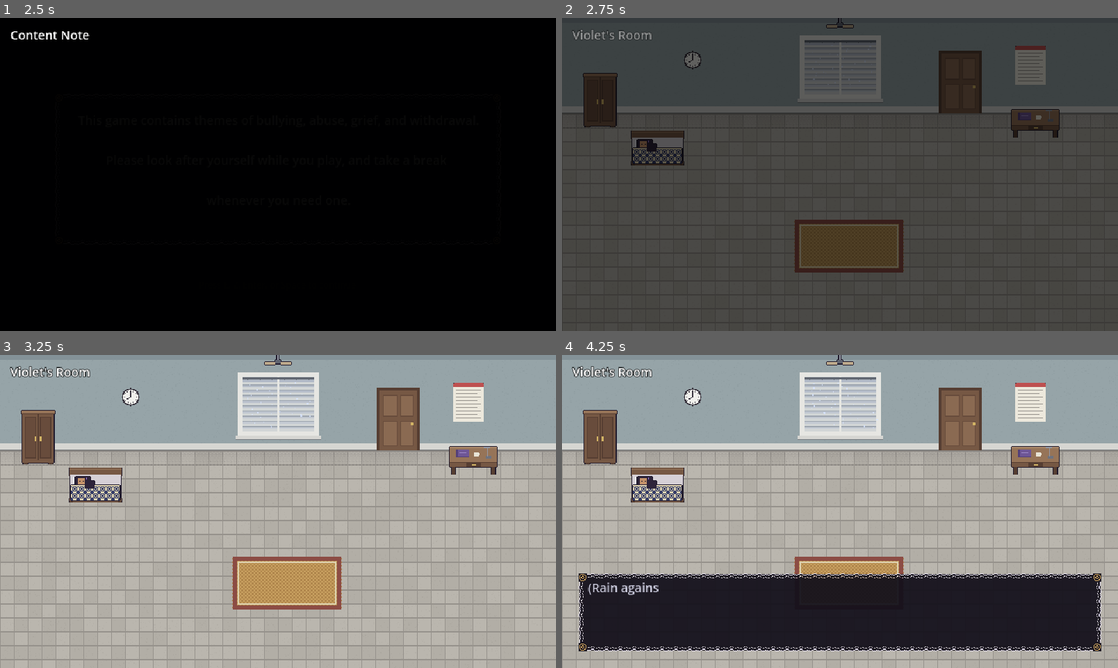
Above: before the commit, frames 1-4 (two rows, left to right).
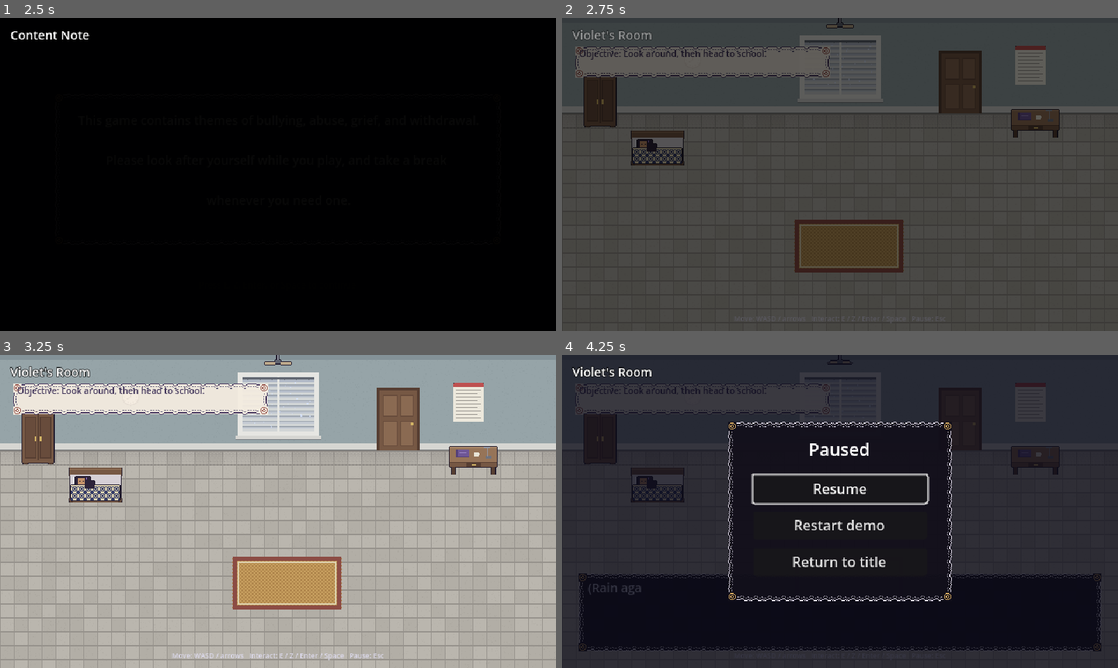
Above: after the commit, the same moments.

Repository: Altrospective/Violet-that-Blooms-in-Winter
Game: Godot game, scene res://menu/main_menu.tscn
The game is run twice, just before and just after one commit, with the same random seed, the same clock (stepped at 60 frames per second) and the same inputs.
Inputs:
- Up to frame 1 (2.5 s): tap Enter (ui_accept) at 0.5, 0.77, 1.52 s; hold D (move_right) 0.53-1.28 s; tap E (interact) at 0.6, 1.25, 1.35, 2, 2.3 s; hold S (move_down) 1.28-2.03 s; hold D (move_right) from 2.03 s (still down); tap Z at 2.1 s
- Up to frame 2 (2.75 s): keep holding D (move_right)
- Up to frame 3 (3.25 s): release D (move_right) at 2.78 s; hold W (move_up) from 2.78 s (still down); tap Space at 2.85 s; tap Enter (ui_accept) at 3.02 s; tap E (interact) at 3.05 s
- Up to frame 4 (4.25 s): release W (move_up) at 3.53 s; hold A (move_left) from 3.53 s (still down); tap 1 at 3.6 s; tap Enter (ui_accept) at 3.77 s; tap E (interact) at 3.8 s; tap Escape (pause, bound only after the commit) at 4.15 s

Frame 1 is identical in both runs. In frame 2, 3.8% of the frame differs, in the area x 2-69%, y 9-97%; in frame 3, 4.5%; in frame 4, 78%, in the area x 0-100%, y 0-100%.

Commit message:
update project

Diff:
--- a/core/input/input_actions.gd
+++ b/core/input/input_actions.gd
@@ -8,6 +8,7 @@
 const MOVE_UP: StringName = &"move_up"
 const MOVE_DOWN: StringName = &"move_down"
 const INTERACT: StringName = &"interact"
+const PAUSE: StringName = &"pause"
 
 const DEADZONE: float = 0.2
 
@@ -18,6 +19,7 @@
 	_bind(MOVE_UP, [KEY_W, KEY_UP], JOY_AXIS_LEFT_Y, -1.0, JOY_BUTTON_DPAD_UP)
 	_bind(MOVE_DOWN, [KEY_S, KEY_DOWN], JOY_AXIS_LEFT_Y, 1.0, JOY_BUTTON_DPAD_DOWN)
 	_bind_interact()
+	_bind_pause()
 
 
 static func _bind(action: StringName, keys: Array, axis: JoyAxis, axis_sign: float, dpad_button: JoyButton) -> void:
@@ -49,3 +51,15 @@
 	var button: InputEventJoypadButton = InputEventJoypadButton.new()
 	button.button_index = JOY_BUTTON_A
 	InputMap.action_add_event(INTERACT, button)
+
+
+static func _bind_pause() -> void:
+	if InputMap.has_action(PAUSE):
+		return
+	InputMap.add_action(PAUSE)
+	var key_event: InputEventKey = InputEventKey.new()
+	key_event.physical_keycode = KEY_ESCAPE
+	InputMap.action_add_event(PAUSE, key_event)
+	var button: InputEventJoypadButton = InputEventJoypadButton.new()
+	button.button_index = JOY_BUTTON_START
+	InputMap.action_add_event(PAUSE, button)
--- /dev/null
+++ b/core/ui/game_hud.gd
@@ -0,0 +1,71 @@
+extends CanvasLayer
+## Small, keyboard-first guidance for the playable Act 1 room.
+
+@export_multiline var objective_text: String = "Look around, then head to school."
+@export var player_path: NodePath = ^"../World/Player"
+
+var _prompt: Label
+
+
+func _ready() -> void:
+	layer = 5
+	var player: Player = get_node_or_null(player_path) as Player
+	if player == null:
+		push_error("GameHud: no Player found at '%s'" % player_path)
+		return
+	var interactor: Interactor = player.get_node_or_null("Interactor") as Interactor
+	if interactor == null:
+		push_error("GameHud: Player has no Interactor")
+		return
+	interactor.prompt_changed.connect(_on_prompt_changed)
+	Dialogue.dialogue_started.connect(_on_dialogue_started)
+	Dialogue.dialogue_finished.connect(_on_dialogue_finished)
+	_build_ui()
+
+
+func _build_ui() -> void:
+	var objective_panel: Panel = Panel.new()
+	objective_panel.position = Vector2(12, 30)
+	objective_panel.size = Vector2(300, 42)
+	objective_panel.add_theme_stylebox_override("panel", UiStyle.paper_frame())
+	add_child(objective_panel)
+
+	var objective: Label = Label.new()
+	objective.text = "Objective: %s" % objective_text
+	objective.position = Vector2(8, 4)
+	objective.size = Vector2(284, 34)
+	objective.autowrap_mode = TextServer.AUTOWRAP_WORD_SMART
+	objective.add_theme_font_size_override("font_size", 10)
+	objective.add_theme_color_override("font_color", Color(0.25, 0.2, 0.35))
+	objective_panel.add_child(objective)
+
+	_prompt = Label.new()
+	_prompt.position = Vector2(0, 222)
+	_prompt.size = Vector2(640, 18)
+	_prompt.horizontal_alignment = HORIZONTAL_ALIGNMENT_CENTER
+	_prompt.add_theme_font_size_override("font_size", 10)
+	_prompt.add_theme_color_override("font_color", Color(0.95, 0.9, 0.78))
+	_prompt.visible = false
+	add_child(_prompt)
+
+	var controls: Label = Label.new()
+	controls.text = "Move: WASD / arrows   Interact: E / Z / Enter / Space   Pause: Esc"
+	controls.position = Vector2(0, 340)
+	controls.size = Vector2(640, 16)
+	controls.horizontal_alignment = HORIZONTAL_ALIGNMENT_CENTER
+	controls.add_theme_font_size_override("font_size", 8)
+	controls.add_theme_color_override("font_color", Color(0.86, 0.85, 0.92))
+	add_child(controls)
+
+
+func _on_prompt_changed(prompt: String) -> void:
+	_prompt.text = prompt
+	_prompt.visible = not prompt.is_empty() and not Dialogue.is_active
+
+
+func _on_dialogue_started() -> void:
+	_prompt.visible = false
+
+
+func _on_dialogue_finished() -> void:
+	_prompt.visible = not _prompt.text.is_empty()
--- /dev/null
+++ b/core/ui/pause_menu.gd
@@ -0,0 +1,101 @@
+extends CanvasLayer
+## Pause controls shared by the playable Act 1 scenes.
+
+const TITLE_SCENE: String = "res://menu/main_menu.tscn"
+const RESTART_SCENE: String = "res://menu/content_note.tscn"
+const GAMEPLAY_SCENES: Array[String] = [
+	"res://home/violet_bedroom.tscn",
+	"res://school/room_2b_teaser.tscn",
+]
+
+var _overlay: ColorRect
+var _resume_button: Button
+
+
+func _ready() -> void:
+	layer = 20
+	process_mode = Node.PROCESS_MODE_ALWAYS
+	InputActions.ensure_registered()
+	_build_menu()
+
+
+func _input(event: InputEvent) -> void:
+	if not event.is_action_pressed(InputActions.PAUSE) or SceneManager.is_busy:
+		return
+	if _overlay.visible:
+		_resume()
+	elif _is_gameplay_scene():
+		_pause()
+	else:
+		return
+	get_viewport().set_input_as_handled()
+
+
+func _is_gameplay_scene() -> bool:
+	var scene: Node = get_tree().current_scene
+	return scene != null and GAMEPLAY_SCENES.has(scene.scene_file_path)
+
+
+func _pause() -> void:
+	_overlay.visible = true
+	get_tree().paused = true
+	_resume_button.grab_focus()
+
+
+func _resume() -> void:
+	_overlay.visible = false
+	get_tree().paused = false
+
+
+func _restart() -> void:
+	_resume()
+	GameState.reset()
+	SceneManager.change_scene(RESTART_SCENE)
+
+
+func _return_to_title() -> void:
+	_resume()
+	SceneManager.change_scene(TITLE_SCENE)
+
+
+func _build_menu() -> void:
+	_overlay = ColorRect.new()
+	_overlay.color = Color(0.03, 0.03, 0.08, 0.78)
+	_overlay.mouse_filter = Control.MOUSE_FILTER_STOP
+	_overlay.visible = false
+	_overlay.set_anchors_and_offsets_preset(Control.PRESET_FULL_RECT)
+	add_child(_overlay)
+
+	var panel: Panel = Panel.new()
+	panel.position = Vector2(188, 74)
+	panel.size = Vector2(264, 212)
+	panel.add_theme_stylebox_override("panel", UiStyle.dark_frame())
+	_overlay.add_child(panel)
+
+	var heading: Label = Label.new()
+	heading.text = "Paused"
+	heading.position = Vector2(0, 20)
+	heading.size = Vector2(264, 28)
+	heading.horizontal_alignment = HORIZONTAL_ALIGNMENT_CENTER
+	heading.add_theme_font_size_override("font_size", 20)
+	panel.add_child(heading)
+
+	_resume_button = _make_button("Resume", 64)
+	_resume_button.pressed.connect(_resume)
+	panel.add_child(_resume_button)
+
+	var restart_button: Button = _make_button("Restart demo", 106)
+	restart_button.pressed.connect(_restart)
+	panel.add_child(restart_button)
+
+	var title_button: Button = _make_button("Return to title", 148)
+	title_button.pressed.connect(_return_to_title)
+	panel.add_child(title_button)
+
+
+func _make_button(text: String, y: float) -> Button:
+	var button: Button = Button.new()
+	button.text = text
+	button.position = Vector2(32, y)
+	button.size = Vector2(200, 32)
+	return button
--- a/dialogue/dialogue.gd
+++ b/dialogue/dialogue.gd
@@ -318,8 +318,11 @@
 	_box.add_child(_text_label)
 
 	_continue_label = Label.new()
-	_continue_label.text = "v"
-	_continue_label.position = Vector2(BOX_RECT.size.x - 40.0, BOX_RECT.size.y - 36.0)
+	_continue_label.text = "E / Z / Enter / Space: continue"
+	_continue_label.position = Vector2(BOX_RECT.size.x - 256.0, BOX_RECT.size.y - 26.0)
+	_continue_label.size = Vector2(240, 16)
+	_continue_label.horizontal_alignment = HORIZONTAL_ALIGNMENT_RIGHT
+	_continue_label.add_theme_font_size_override("font_size", 9)
 	_continue_label.visible = false
 	_box.add_child(_continue_label)
 
--- a/exploration/interaction/interactable.gd
+++ b/exploration/interaction/interactable.gd
@@ -7,6 +7,11 @@
 
 @export_file("*.json") var dialogue_file: String = ""
 @export var inspect_lines: PackedStringArray = PackedStringArray()
+@export var prompt_text: String = ""
+
+
+func get_prompt_text() -> String:
+	return prompt_text if not prompt_text.is_empty() else "Inspect: %s" % name
 
 
 func interact(by: Node) -> void:
--- a/exploration/interaction/interactor.gd
+++ b/exploration/interaction/interactor.gd
@@ -2,17 +2,31 @@
 extends Area2D
 ## Sits in front of Violet, following her 8-direction facing. Press interact to use the
 ## nearest Interactable overlapping this area.
+
+signal prompt_changed(prompt: String)
 
 @export var reach: float = 14.0
 @export var center_offset: Vector2 = Vector2(0, -8)
 
 @onready var _player: Player = get_parent() as Player
 
+var _current_prompt: String = ""
+
 
 func _ready() -> void:
 	InputActions.ensure_registered()
 	_player.facing_changed.connect(_on_facing_changed)
 	_place(_player.facing)
+
+
+func _process(_delta: float) -> void:
+	var target: Interactable = null
+	if _player.visible and not _player.movement_locked:
+		target = _nearest_interactable()
+	var prompt: String = target.get_prompt_text() if target != null else ""
+	if prompt != _current_prompt:
+		_current_prompt = prompt
+		prompt_changed.emit(prompt)
 
 
 func _unhandled_input(event: InputEvent) -> void:
--- a/home/violet_bedroom.tscn
+++ b/home/violet_bedroom.tscn
@@ -13,6 +13,7 @@
 [ext_resource type="Texture2D" path="res://assets/props/wardrobe.png" id="11_wardrobe"]
 [ext_resource type="Texture2D" path="res://assets/props/fan_a.png" id="12_fan_a"]
 [ext_resource type="Texture2D" path="res://assets/props/fan_b.png" id="13_fan_b"]
+[ext_resource type="Script" path="res://core/ui/game_hud.gd" id="14_hud"]
 
 [sub_resource type="RectangleShape2D" id="Wall_top"]
 size = Vector2(640, 110)
@@ -62,12 +63,14 @@
 [node name="Wardrobe" parent="World" instance=ExtResource("3_iprop")]
 position = Vector2(44, 126)
 inspect_lines = PackedStringArray("Her school uniform hangs inside.")
+prompt_text = "Inspect: Uniform"
 sprite_texture = ExtResource("11_wardrobe")
 body_size = Vector2(36, 10)
 
 [node name="Bed" parent="World" instance=ExtResource("3_iprop")]
 position = Vector2(110, 170)
 inspect_lines = PackedStringArray("The blanket is still warm.", "...Five more minutes. No.")
+prompt_text = "Inspect: Bed"
 sprite_texture = ExtResource("8_bed")
 body_size = Vector2(60, 16)
 
@@ -80,6 +83,7 @@
 [node name="Desk" parent="World" instance=ExtResource("3_iprop")]
 position = Vector2(545, 138)
 inspect_lines = PackedStringArray("Her sketchbook, closed.", "She doesn't open it.")
+prompt_text = "Inspect: Sketchbook"
 sprite_texture = ExtResource("10_desk")
 body_size = Vector2(50, 12)
 
@@ -96,11 +100,17 @@
 position = Vector2(320, 120)
 scale = Vector2(2.5, 1)
 inspect_lines = PackedStringArray("Rain again.", "The street looks like it's been erased with a grey pencil.")
+prompt_text = "Inspect: Window"
 
 [node name="DoorZone" parent="." instance=ExtResource("5_door")]
 position = Vector2(458, 120)
 inspect_lines = PackedStringArray("...School.")
+prompt_text = "Enter: School"
 target_scene = "res://school/room_2b_teaser.tscn"
 
 [node name="WakeSpot" type="Marker2D" parent="."]
 position = Vector2(110, 196)
+
+[node name="GameHud" type="CanvasLayer" parent="."]
+script = ExtResource("14_hud")
+objective_text = "Look around, then head to school."
--- a/menu/demo_end.gd
+++ b/menu/demo_end.gd
@@ -23,7 +23,7 @@
 	frame.add_theme_stylebox_override("panel", UiStyle.dark_frame())
 	add_child(frame)
 
-	add_child(_make_label("End of demo", 22, 100.0, Color(0.85, 0.8, 0.95)))
+	add_child(_make_label("Demo Complete", 22, 100.0, Color(0.85, 0.8, 0.95)))
 	add_child(_make_label("Thank you for playing.", 14, 148.0, Color(0.8, 0.8, 0.9)))
 	add_child(_make_label("Violet that Blooms in Winter", 12, 200.0, Color(0.7, 0.62, 0.85)))
 	add_child(_make_label("Lucent Soulworks", 10, 218.0, Color(0.6, 0.6, 0.75)))
--- a/project.godot
+++ b/project.godot
@@ -24,6 +24,7 @@
 GameState="*res://core/state/game_state.gd"
 SceneManager="*res://core/scene/scene_manager.gd"
 Dialogue="*res://dialogue/dialogue.gd"
+PauseMenu="*res://core/ui/pause_menu.gd"
 
 [display]
 
Not shown, changed: ITCH_EXPORT.md
